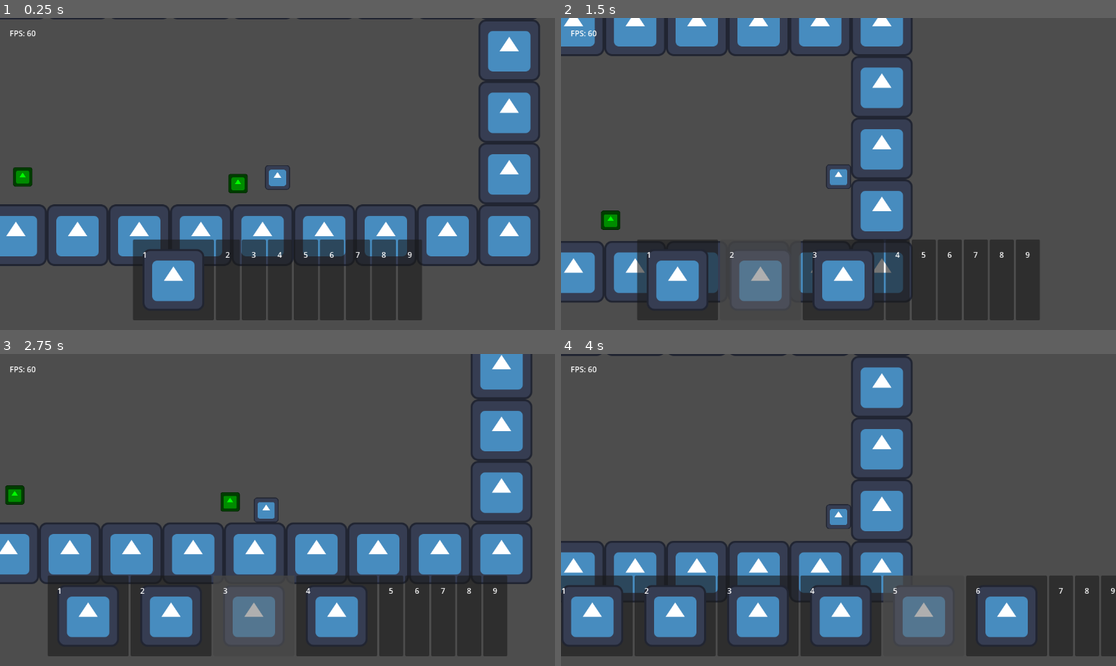
Above: before the commit, frames 1-4 (two rows, left to right).
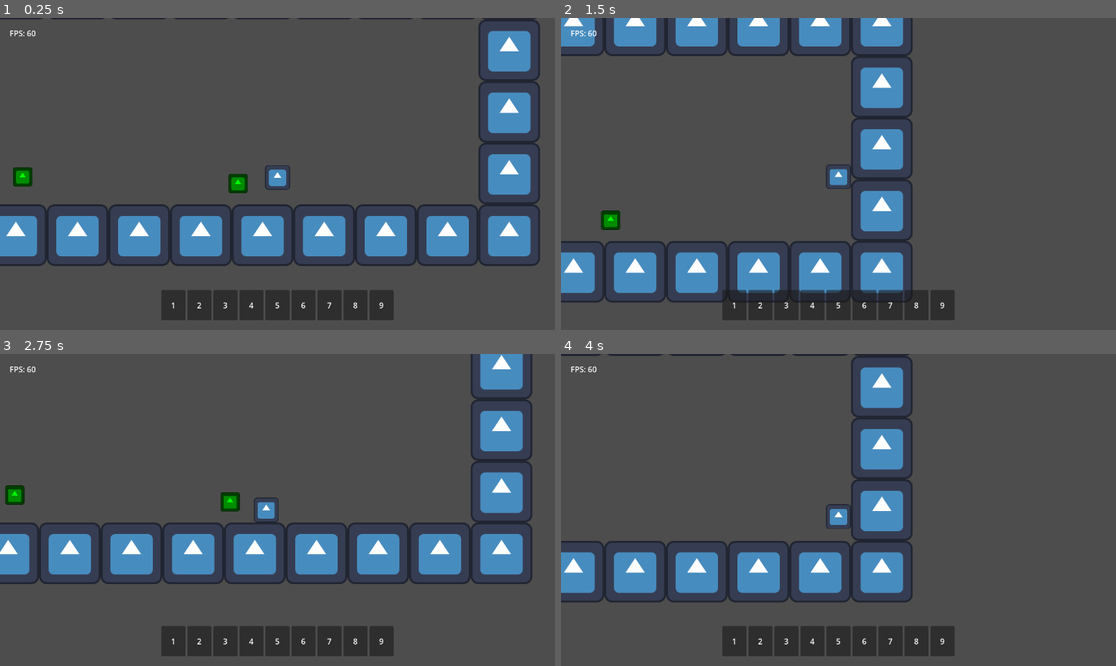
Above: after the commit, the same moments.

Repository: TheHumanMRP/RPG-Life-Tracker
Game: Godot game, scene res://Folders/Systems/Main/Scenes/main_scene.tscn
Same seed, same stepped clock (60 frames per second), same inputs: the game is played once before the commit and once after it. The engine's default icon, where the game draws it, is replaced by a stand-in: a white triangle on a blue panel in a dark square.
Inputs (mouse positions are in pixels of both pictures, inside the frame that each line leads up to):
- Up to frame 1 (0.25 s): no input
- Up to frame 2 (1.5 s): move the mouse to (733, 280) at 0.52 s; hold D (move_right) from 0.53 s (still down); tap I (add_test_sword) at 0.6, 1.35 s; click (733, 280) at 0.67 s; tap Space (jump) at 0.77 s; move the mouse to (788, 280) at 1.27 s; click (788, 280) at 1.42 s
- Up to frame 3 (2.75 s): tap Space (jump) at 1.52 s; move the mouse to (283, 616) at 2.02 s; release D (move_right) at 2.03 s; hold A (move_left) from 2.03 s (still down); tap I (add_test_sword) at 2.1 s; click (283, 616) at 2.17 s
- Up to frame 4 (4 s): move the mouse to (899, 616) at 2.77 s; release A (move_left) at 2.78 s; hold D (move_right) from 2.78 s (still down); tap I (add_test_sword) at 2.85, 3.6 s; click (899, 616) at 2.92 s; tap Space (jump) at 3.02, 3.77 s; move the mouse to (949, 616) at 3.52 s; click (949, 616) at 3.67 s

The runs differ from the first frame. In frame 1, 8.7% of the frame differs, in the area x 23-76%, y 71-97%; in frame 2, 14%; in frame 3, 15%; in frame 4, 18%, in the area x 0-100%, y 71-97%.
Error after the commit: Parse Error: The member "type" already exists in parent class BaseItem. (res://Folders/Systems/Inventory_System/Items/Item_Types/sword_class.gd:6)

Commit message:
Auto commit at 2026-07-05 22:23:43

Diff:
--- a/Folders/Systems/Inventory_System/Items/Item_Types/sword_class.gd
+++ b/Folders/Systems/Inventory_System/Items/Item_Types/sword_class.gd
@@ -2,6 +2,10 @@
 extends BaseItem
 
 var damage_power: int = 10
+
+var type: String:
+	get:
+		"sword"
 
 func _init() -> void:
 	type = "sword"
